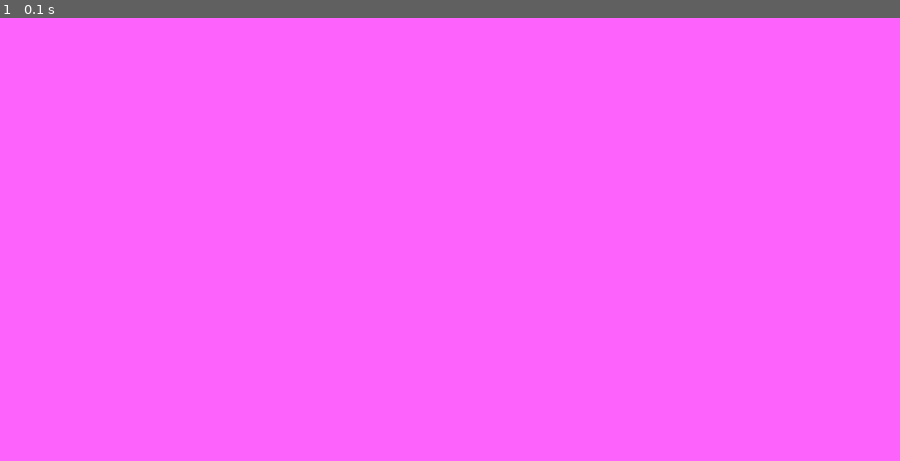
Above: before the commit, frame 1.
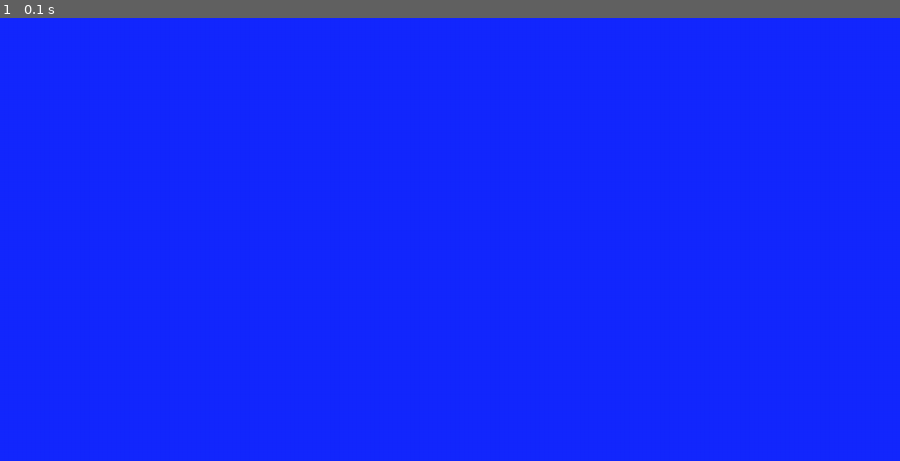
Above: after the commit, the same moment.

Repository: RH14526/pygame_n_e_r
Game: pygame game, started from main.py
Same seed, same stepped clock (60 frames per second), same inputs: the game is played once before the commit and once after it.
Inputs:
- Up to frame 1 (0.1 s): no input

The runs differ from the first frame. In frame 1, 100% of the frame differs, in the area x 0-100%, y 0-100%.

Commit message:
second commit : change background color2.

Diff:
--- a/constans.py
+++ b/constans.py
@@ -1,3 +1,3 @@
 WINDOW_WIDTH = 1300
 WINDOW_HEIGHT = 640
-SCREEN_COLOR = (255, 100, 255)
+SCREEN_COLOR = (20, 40, 255)
